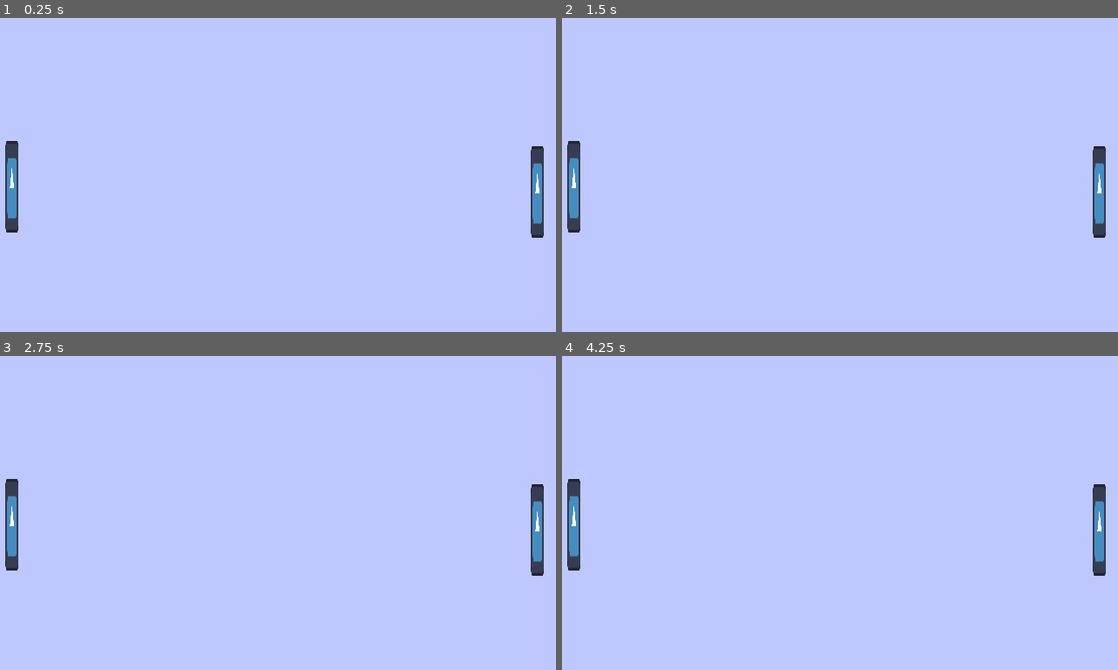
Above: before the commit, frames 1-4 (two rows, left to right).
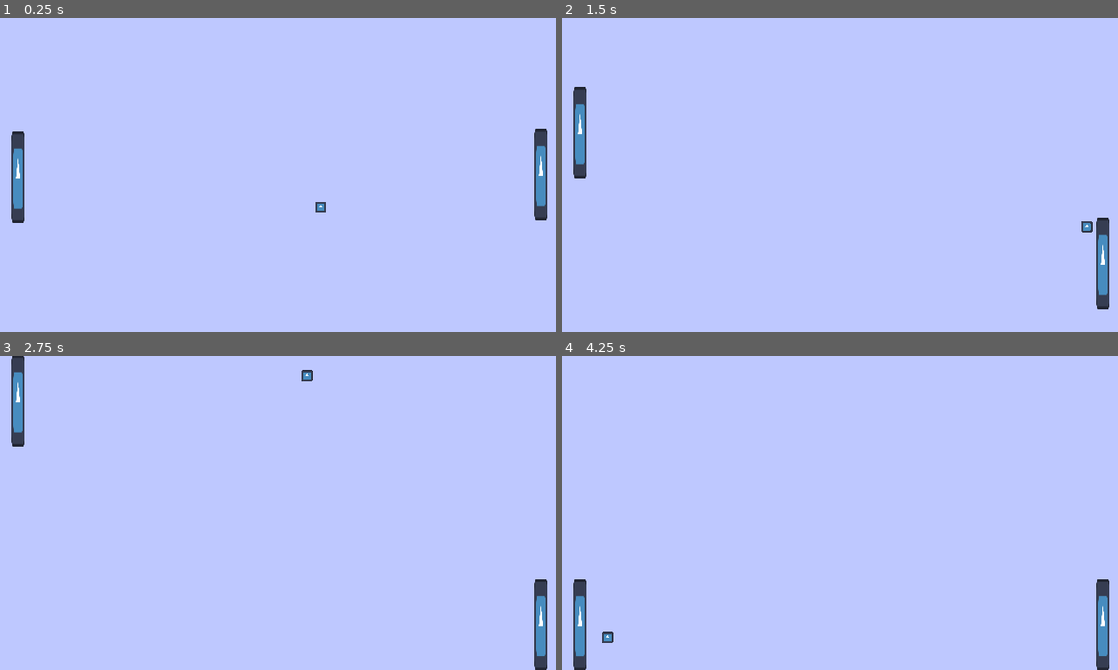
Above: after the commit, the same moments.

Repository: wrchipman/zombiepong
Game: Godot game, scene res://scenes/main.tscn
The game is run twice, just before and just after one commit, with the same random seed, the same clock (stepped at 60 frames per second) and the same inputs. The engine's default icon, where the game draws it, is replaced by a stand-in: a white triangle on a blue panel in a dark square.
Inputs:
- Up to frame 1 (0.25 s): no input
- Up to frame 2 (1.5 s): hold W (P1Up) 0.53-1.28 s; hold Down (P2Down) 0.53-1.28 s; tap Up (P2Up) at 0.8, 1.35 s; hold S (P1Down) from 1.28 s (still down)
- Up to frame 3 (2.75 s): tap Down (P2Down) at 1.55 s; release S (P1Down) at 2.03 s; hold W (P1Up) from 2.03 s (still down); hold Down (P2Down) from 2.03 s (still down); tap Up (P2Up) at 2.3 s
- Up to frame 4 (4.25 s): release Down (P2Down) at 2.78 s; tap Up (P2Up) at 2.85, 3.8 s; tap Down (P2Down) at 3.05 s; release W (P1Up) at 3.53 s; hold S (P1Down) from 3.53 s (still down); hold Down (P2Down) from 3.53 s (still down)

The runs differ from the first frame. In frame 1, 1.8% of the frame differs, in the area x 0-99%, y 35-70%; in frame 2, 2.4%; in frame 3, 2.8%; in frame 4, 2.8%, in the area x 0-99%, y 39-100%.
Error before the commit: Parse Error: Function "move_and_slide()" not found in base self. (res://scenes/main.gd:19)

Commit message:
Basic game play functioning

Diff:
--- /dev/null
+++ b/scenes/ball.gd
@@ -0,0 +1,14 @@
+extends RigidBody2D
+
+var ball_speed = Vector2(200, 200)
+
+# Called when the node enters the scene tree for the first time.
+func _ready():
+	pass # Replace with function body.
+
+
+# Called every frame. 'delta' is the elapsed time since the previous frame.
+func _physics_process(delta):
+	var collision_info = move_and_collide(ball_speed * delta)
+	if collision_info:
+		ball_speed = ball_speed.bounce(collision_info.get_normal())
--- /dev/null
+++ b/scenes/ball.tscn
@@ -0,0 +1,20 @@
+[gd_scene load_steps=4 format=3 uid="uid://b4tlgbwgg4vnl"]
+
+[ext_resource type="Texture2D" uid="uid://brtmat313ntke" path="res://icon.svg" id="1_7s4qf"]
+[ext_resource type="Script" uid="uid://c46u6fpqhwdus" path="res://scenes/ball.gd" id="1_cxlvu"]
+
+[sub_resource type="RectangleShape2D" id="RectangleShape2D_cxlvu"]
+size = Vector2(12, 14)
+
+[node name="Ball" type="RigidBody2D"]
+gravity_scale = 0.0
+script = ExtResource("1_cxlvu")
+
+[node name="Sprite2D" type="Sprite2D" parent="."]
+position = Vector2(320, 167)
+scale = Vector2(0.1, 0.1)
+texture = ExtResource("1_7s4qf")
+
+[node name="CollisionShape2D" type="CollisionShape2D" parent="."]
+position = Vector2(320, 167)
+shape = SubResource("RectangleShape2D_cxlvu")
--- a/scenes/main.gd
+++ b/scenes/main.gd
@@ -1,19 +1,25 @@
 extends Node2D
 @export var speed = 100
 var screen_size
-var player1
-var player2
+var score1
+var score2
+
 
 # Called when the node enters the scene tree for the first time.
 func _ready():
 	screen_size = get_viewport_rect().size
-	player1 = $Player1
-	player2 = $Player2
+	score1 = 0
+	score2 = 0
 
 
 # Called every frame. 'delta' is the elapsed time since the previous frame.
 func _process(delta):
-	var velocity = Vector2.ZERO
-	if Input.is_action_pressed("P1Down"):
-		velocity
-		move_and_slide()
+	if $Ball.position.x > 330:
+		score1 +=1
+		print("Score 1: ", score1)
+		$Ball.position =Vector2(0, 0)
+	if $Ball.position.x < -330:
+		score2 +=1
+		print("Score 2: ", score2)
+		$Ball.position =Vector2(0, 0)
+#
--- a/scenes/main.tscn
+++ b/scenes/main.tscn
@@ -1,19 +1,28 @@
-[gd_scene load_steps=3 format=3 uid="uid://c3sj1culhx058"]
+[gd_scene load_steps=6 format=3 uid="uid://c3sj1culhx058"]
 
 [ext_resource type="Script" uid="uid://bsudw0iddm2wy" path="res://scenes/main.gd" id="1_0wfyh"]
-[ext_resource type="PackedScene" uid="uid://c1ul2x5f172bj" path="res://scenes/player.tscn" id="1_o5qli"]
+[ext_resource type="PackedScene" uid="uid://c1ul2x5f172bj" path="res://scenes/player1.tscn" id="2_0wfyh"]
+[ext_resource type="PackedScene" uid="uid://dtdy7ld71j0o8" path="res://scenes/player2.tscn" id="3_sugp2"]
+[ext_resource type="PackedScene" uid="uid://b4tlgbwgg4vnl" path="res://scenes/ball.tscn" id="4_jyhfs"]
+[ext_resource type="PackedScene" uid="uid://bvjm3vp7ud6ia" path="res://scenes/wall.tscn" id="5_tbgi4"]
 
 [node name="Main" type="Node2D"]
 script = ExtResource("1_0wfyh")
-speed = null
 
 [node name="ColorRect" type="ColorRect" parent="."]
 offset_right = 640.0
 offset_bottom = 360.0
 color = Color(0.745098, 0.784314, 1, 1)
 
-[node name="Player1" parent="." instance=ExtResource("1_o5qli")]
-position = Vector2(-4, 182)
+[node name="Player1" parent="." instance=ExtResource("2_0wfyh")]
+position = Vector2(3, 171)
 
-[node name="Player2" parent="." instance=ExtResource("1_o5qli")]
-position = Vector2(599, 188)
+[node name="Player2" parent="." instance=ExtResource("3_sugp2")]
+position = Vector2(603, 168)
+
+[node name="Ball" parent="." instance=ExtResource("4_jyhfs")]
+
+[node name="TopWall" parent="." instance=ExtResource("5_tbgi4")]
+
+[node name="BottomWall" parent="." instance=ExtResource("5_tbgi4")]
+position = Vector2(0, 369)
--- a/scenes/player.gd
+++ /dev/null
@@ -1,12 +0,0 @@
-extends Area2D
-
-
-
-# Called when the node enters the scene tree for the first time.
-func _ready():
-	pass
-
-
-# Called every frame. 'delta' is the elapsed time since the previous frame.
-func _process(delta):
-	pass
--- /dev/null
+++ b/scenes/player1.gd
@@ -0,0 +1,22 @@
+extends CharacterBody2D
+@export var speed = 400
+
+
+# Called when the node enters the scene tree for the first time.
+func _ready():
+	pass
+
+
+# Called every frame. 'delta' is the elapsed time since the previous frame.
+func _process(delta):
+	velocity = Vector2.ZERO
+
+	if Input.is_action_pressed("P1Down"):
+		#print("down")
+		velocity.y = speed
+	elif Input.is_action_pressed("P1Up"):
+		#print("up")
+		velocity.y = -speed
+	else:
+		pass
+	move_and_slide()
--- a/scenes/player.tscn
+++ b/scenes/player1.tscn
@@ -1,13 +1,13 @@
 [gd_scene load_steps=4 format=3 uid="uid://c1ul2x5f172bj"]
 
-[ext_resource type="Texture2D" uid="uid://brtmat313ntke" path="res://icon.svg" id="1_3vyb7"]
-[ext_resource type="Script" uid="uid://duww7wxgr613x" path="res://scenes/player.gd" id="1_g2els"]
+[ext_resource type="Script" uid="uid://duww7wxgr613x" path="res://scenes/player1.gd" id="1_qir2g"]
+[ext_resource type="Texture2D" uid="uid://brtmat313ntke" path="res://icon.svg" id="2_lkt5g"]
 
 [sub_resource type="RectangleShape2D" id="RectangleShape2D_3vyb7"]
 size = Vector2(13, 103.359)
 
-[node name="Player" type="CharacterBody2D"]
-script = ExtResource("1_g2els")
+[node name="Player1" type="CharacterBody2D"]
+script = ExtResource("1_qir2g")
 metadata/_edit_group_ = true
 
 [node name="CollisionShape2D" type="CollisionShape2D" parent="."]
--- /dev/null
+++ b/scenes/player2.gd
@@ -0,0 +1,22 @@
+extends CharacterBody2D
+@export var speed = 400
+
+
+# Called when the node enters the scene tree for the first time.
+func _ready():
+	pass
+
+
+# Called every frame. 'delta' is the elapsed time since the previous frame.
+func _process(delta):
+	velocity = Vector2.ZERO
+
+	if Input.is_action_pressed("P2Down"):
+		#print("down")
+		velocity.y = speed
+	elif Input.is_action_pressed("P2Up"):
+		#print("up")
+		velocity.y = -speed
+	else:
+		pass
+	move_and_slide()
--- /dev/null
+++ b/scenes/player2.tscn
@@ -0,0 +1,20 @@
+[gd_scene load_steps=4 format=3 uid="uid://dtdy7ld71j0o8"]
+
+[ext_resource type="Script" uid="uid://18tdx51hf2on" path="res://scenes/player2.gd" id="1_c08b3"]
+[ext_resource type="Texture2D" uid="uid://brtmat313ntke" path="res://icon.svg" id="2_agjl5"]
+
+[sub_resource type="RectangleShape2D" id="RectangleShape2D_3vyb7"]
+size = Vector2(13, 103.359)
+
+[node name="Player2" type="CharacterBody2D"]
+script = ExtResource("1_c08b3")
+metadata/_edit_group_ = true
+
+[node name="CollisionShape2D" type="CollisionShape2D" parent="."]
+position = Vector2(20.5, 10.6795)
+shape = SubResource("RectangleShape2D_3vyb7")
+
+[node name="Sprite2D" type="Sprite2D" parent="."]
+position = Vector2(19.7142, 11.5)
+scale = Vector2(0.120535, 0.820313)
+texture = ExtResource("2_agjl5")
--- /dev/null
+++ b/scenes/wall.tscn
@@ -0,0 +1,10 @@
+[gd_scene load_steps=2 format=3 uid="uid://bvjm3vp7ud6ia"]
+
+[sub_resource type="RectangleShape2D" id="RectangleShape2D_uvhfp"]
+size = Vector2(640, 9)
+
+[node name="Wall" type="StaticBody2D"]
+
+[node name="CollisionShape2D" type="CollisionShape2D" parent="."]
+position = Vector2(320, -5.5)
+shape = SubResource("RectangleShape2D_uvhfp")
Not shown, added: scenes/ball.gd.uid
Renamed: scenes/player.gd.uid -> scenes/player1.gd.uid
Not shown: 1 places in scenes/player1.tscn that only renumber resources
Not shown, added: scenes/player2.gd.uid
Not shown, added: scenes/main.tscn185809682.tmp
Not shown, added: scenes/main.tscn215774097.tmp
